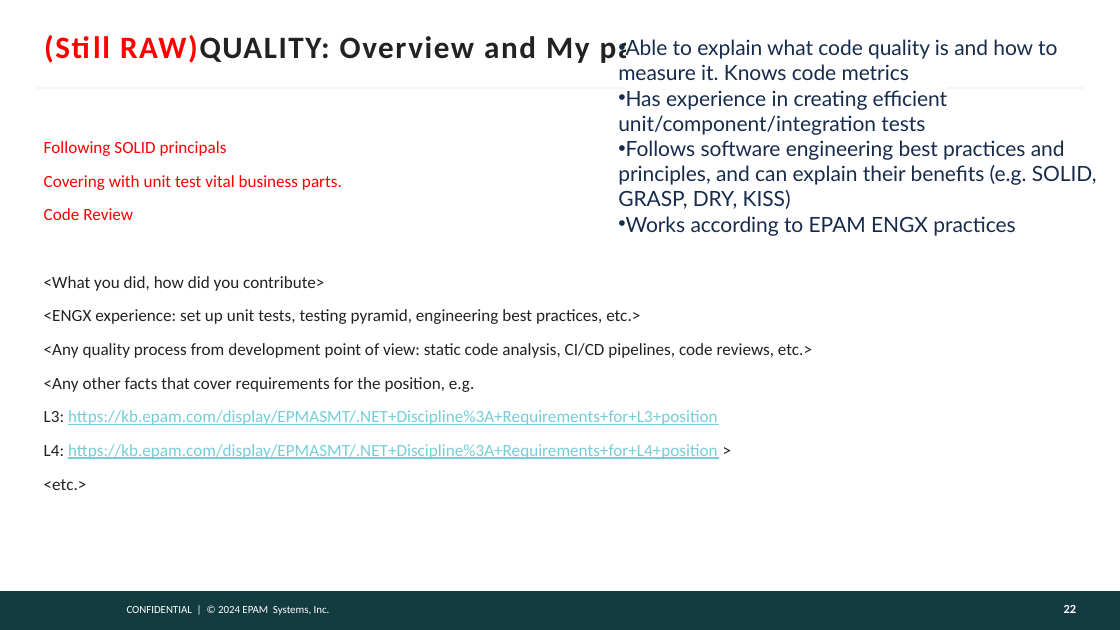
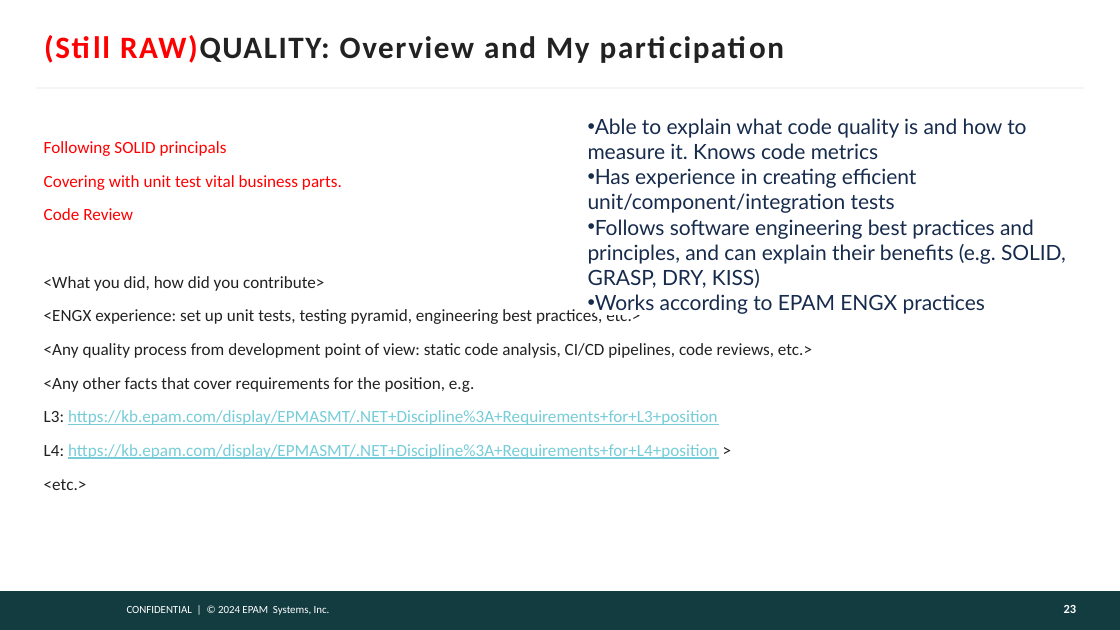
Before and after one commit to victoravt/Papers, a slide deck: slide 23 of Assessment Epam A2-A3/presentation-template.pptx (slide 22 before the commit). Drawn at 1120x630 pixels with LibreOffice and Linux fonts; fonts in the diff are those of the drawing; background and template pictures are left out. Boxes give left, top, right and bottom in pixels: in the first picture for what was removed or moved away, otherwise in the second. Text is boxed around its words. In the diff, an @@ line names an element or a change of style, - is before the commit and + after.

```diff
--- a/Assessment Epam A2-A3/presentation-template.pptx
+++ b/Assessment Epam A2-A3/presentation-template.pptx
@@ text "Able to explain what code ..." moved from (x1=618, y1=39, x2=1097, y2=236) to (x1=588, y1=118, x2=1066, y2=314) @@
```
Also in this commit, not shown: 8 other slides changed, 1 slide added, 1 other file.
